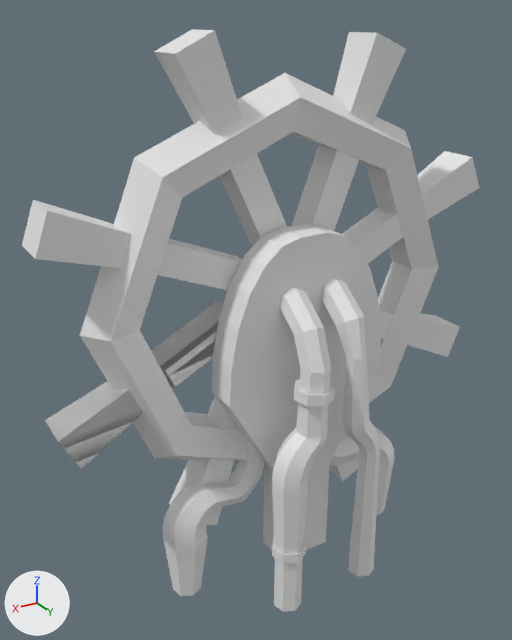
The Blender file Assets/Project/Models/Environment/Blender/Wheel.blend as it was, and as the next commit left it.
Both versions are drawn from a 50 mm lens placed at (0.971, 1.467, 1.579), pointed at (0.021, -0.117, 0.788). The lights are fixed; the arrows at lower left show +X, +Y and +Z.

The scene before the commit, as lines of its bpy script (objects in view):
```python
me_cylinder = bpy.data.meshes.new('Cylinder')
me_cylinder.from_pydata(...)  # 2516 vertices, 2462 faces; spans x -0.8..0.61, y -0.23..0.17, z -0.05..1.55
ob_pipes1 = bpy.data.objects.new('Pipes1', me_cylinder)
ob_pipes1.location = (0.0, 0.0, 0.0)
```
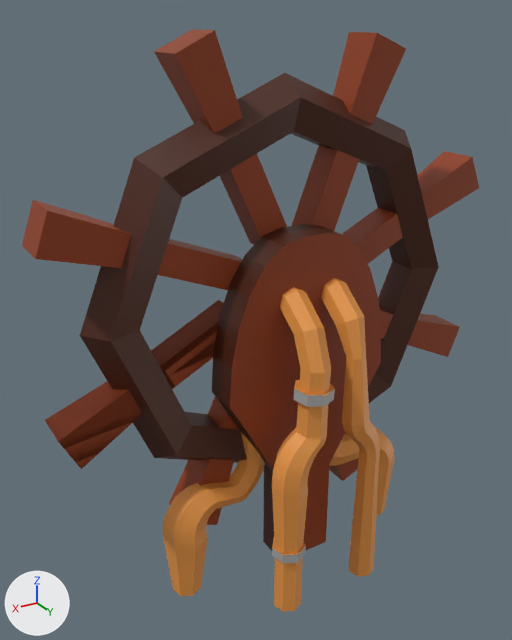
The edits, one by one:
Material 'Wood2' (mat_wood2) is new.
Its base color is (0.0645, 0.0113, 0.0011) (brown #481c04).
Material 'Rust2' (mat_rust2) is new.
Its base color is (0.383, 0.383, 0.383) (grey #a6a6a6).
Material 'Wood1' (mat_wood1) is new.
Its base color is (0.271, 0.0398, 0.0035) (brown #8e380b).
Material 'Rust1' (mat_rust1) is new.
Its base color is (0.801, 0.308, 0.0588) (orange #e79745).
me_cylinder has 2516 vertices, 2462 faces and spans x -0.8..0.61, y -0.23..0.17, z -0.05..1.55.
me_cylinder is used by ob_pipes1; location (0.0, 0.0, 0.0).
me_cylinder part 1: 2009 of the faces centred in x -0.51..0.33, y -0.17..0.15, z -0.05..0.92 switch from no material to mat_rust1 (orange #e79745).
me_cylinder part 2: 356 of the faces centred in x -0.76..0.24, y -0.21..0.0, z 0.15..1.52 switch from no material to mat_wood1 (brown #8e380b).
me_cylinder part 3: 10 of the faces centred in x 0.46..0.59, y -0.21..-0.1, z 0.54..0.64 switch from no material to mat_wood1 (brown #8e380b).
me_cylinder part 4: 5 of the faces centred in x -0.77..-0.64, y -0.21..-0.1, z 1.03..1.12 switch from no material to mat_wood1 (brown #8e380b).
me_cylinder part 5: 5 of the faces centred in x 0.13..0.22, y -0.21..-0.1, z 0.17..0.3 switch from no material to mat_wood1 (brown #8e380b).
me_cylinder part 6: 5 of the faces centred in x 0.46..0.59, y -0.21..-0.1, z 1.04..1.13 switch from no material to mat_wood1 (brown #8e380b).
me_cylinder part 7: 43 of the faces centred in x -0.58..0.4, y -0.22..-0.05, z 0.64..1.33 switch from no material to mat_wood2 (brown #481c04).
me_cylinder part 8: 15 of the faces centred in x -0.29..0.12, y -0.22..-0.05, z 0.0..0.46 switch from no material to mat_wood2 (brown #481c04).
me_cylinder part 9: all 7 faces centred in x -0.07..0.03, y 0.06..0.16, z 0.65..0.66 switch from no material to mat_rust2 (grey #a6a6a6).
me_cylinder part 10: all 7 faces centred in x 0.01..0.09, y 0.07..0.15, z 0.16 switch from no material to mat_rust2 (grey #a6a6a6).

What differs and where, as boxes (x1, y1, x2, y2) in the pictures (512 x 640 px):
part 1 of me_cylinder, recoloured (grey to orange): (163, 278, 394, 612) in both
part 2 of me_cylinder, recoloured (grey to brown): (151, 29, 460, 550) in both
part 3 of me_cylinder, recoloured (grey to brown): (45, 381, 143, 469) in both
part 4 of me_cylinder, recoloured (grey to brown): (417, 151, 479, 219) in both
part 5 of me_cylinder, recoloured (grey to brown): (169, 459, 234, 525) in both
part 6 of me_cylinder, recoloured (grey to brown): (22, 200, 131, 268) in both
part 7 of me_cylinder, recoloured (grey to brown): (80, 73, 439, 458) in both
part 8 of me_cylinder, recoloured (grey to brown): (158, 374, 391, 551) in both
part 9 of me_cylinder, recoloured: (293, 389, 335, 407) in both
part 10 of me_cylinder, recoloured: (272, 546, 306, 564) in both
